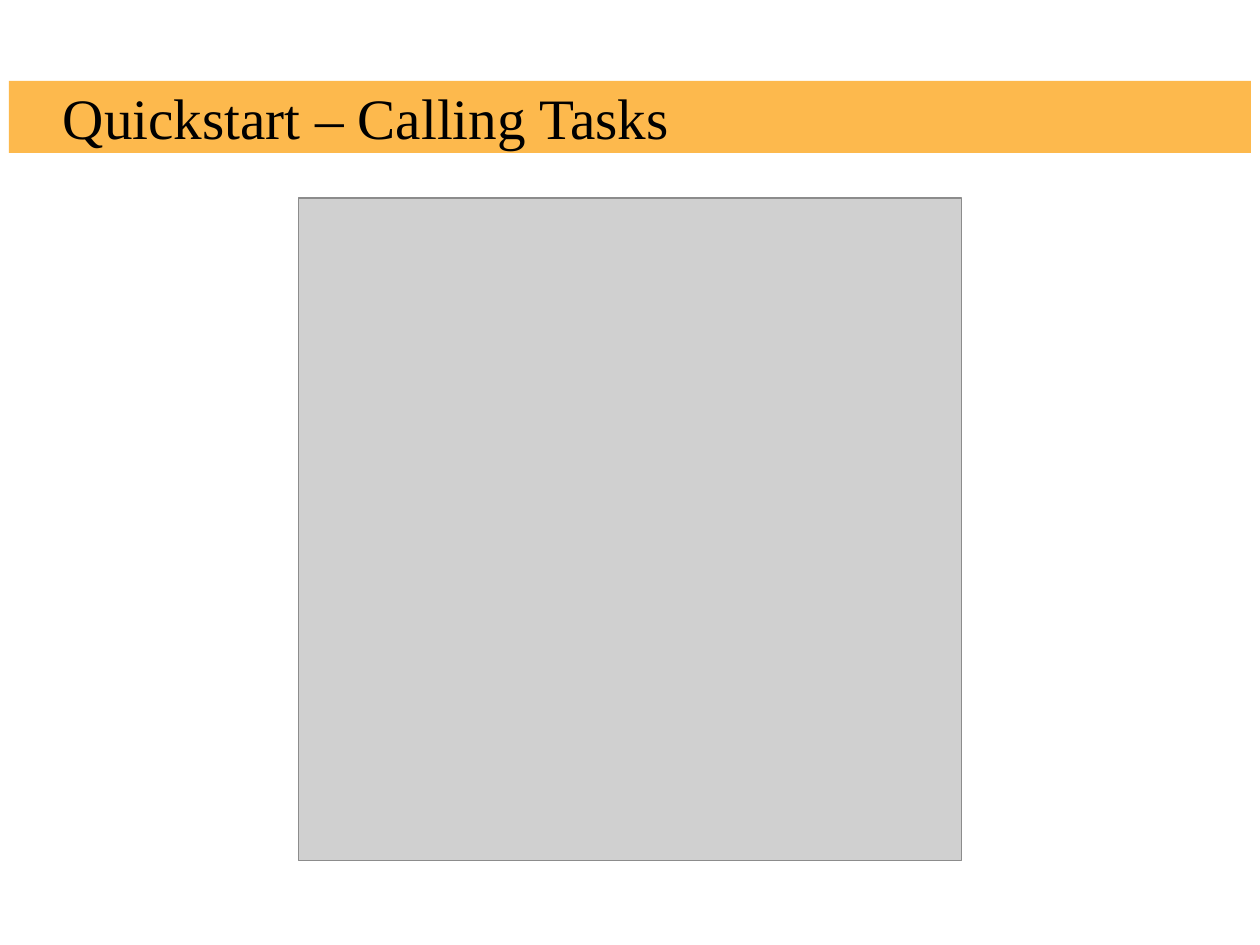
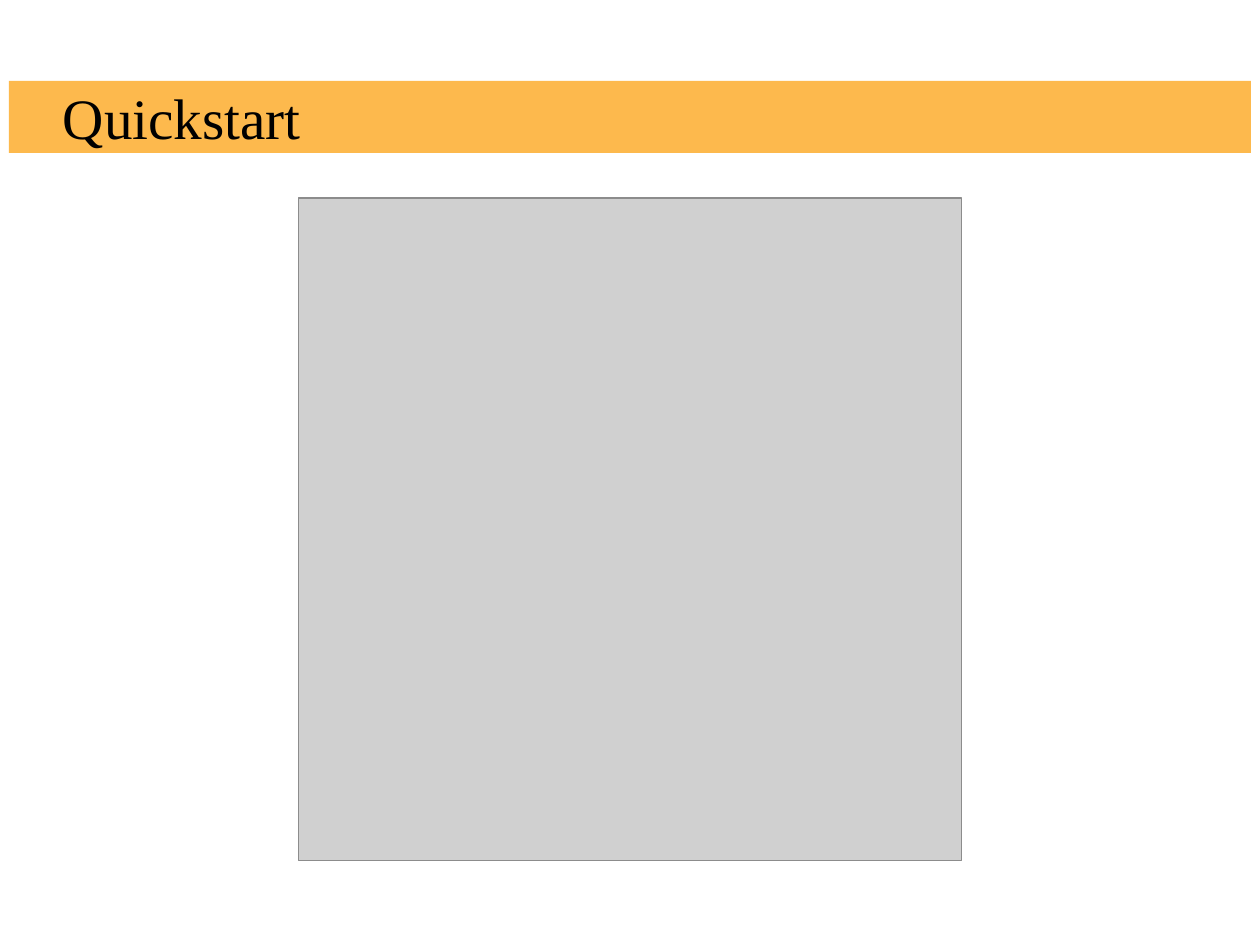
Before and after one commit to russoz/celery-presentation, a slide deck: slide 5 of celery.odp. Drawn at 1260x945 pixels with LibreOffice and Linux fonts; fonts in the diff are those of the drawing; grey boxes stand for pictures; background and template pictures are left out. Boxes give left, top, right and bottom in pixels: in the first picture for what was removed or moved away, otherwise in the second. Text is boxed around its words. In the diff, an @@ line names an element or a change of style, - is before the commit and + after.

```diff
--- a/celery.odp
+++ b/celery.odp
@@ title at bbox=[63, 99, 301, 149]: text changed @@
-Quickstart – Calling Tasks
+Quickstart
```
Also in this commit, not shown: 6 other slides changed, 8 slides added, 9 slides removed, 15 other files.
